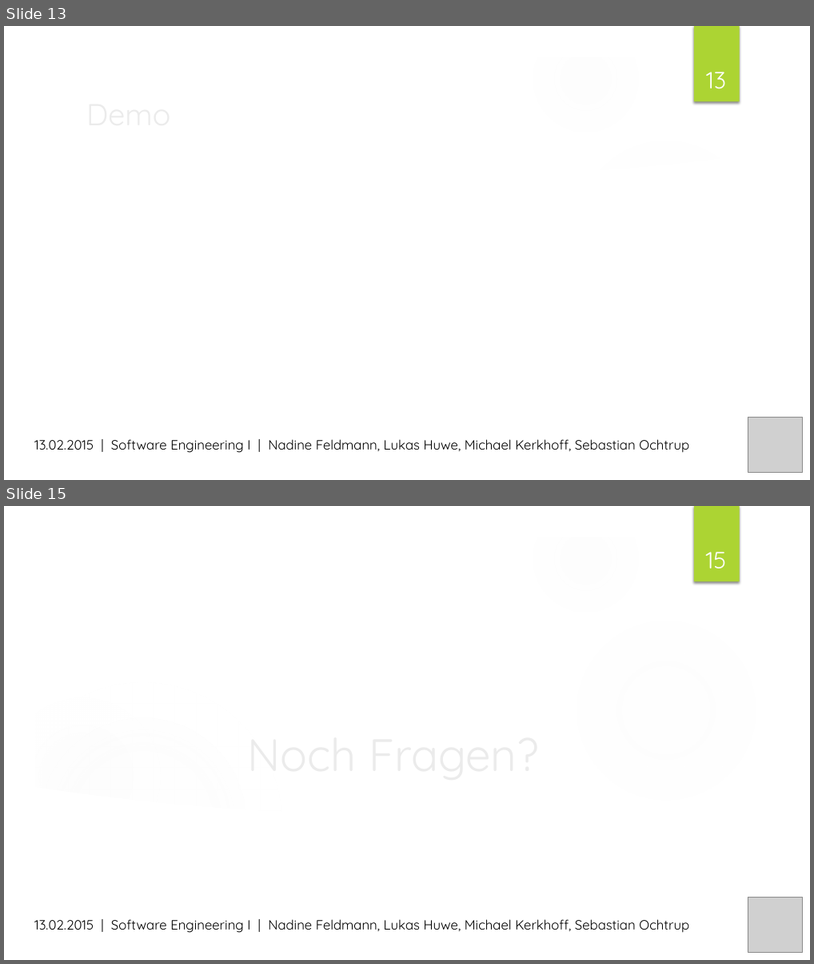
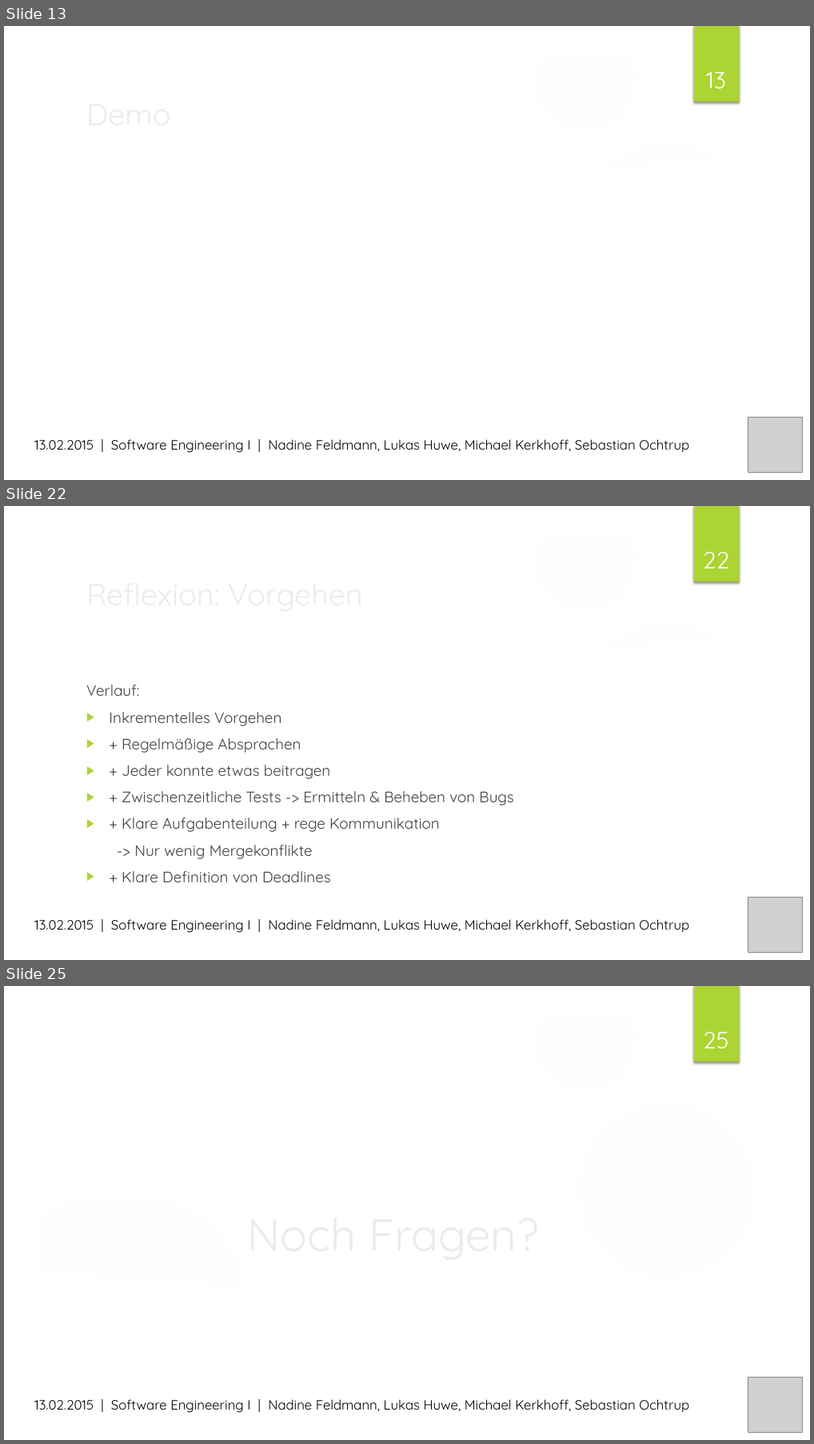
Before and after one commit to MrXXX92/pwsafe, a slide deck: Dokumentation/PWSafe Präsentation.pptx. Shown one above the other, each under a label of ours: slides 13 and 15 before the commit, slides 13, 22 and 25 after it; the slides between them are not shown. The pictures are 814x964 and 814x1444 pixels, drawn with LibreOffice and Linux fonts; fonts in the diff are those of the drawing; grey boxes stand for pictures; background and template pictures are left out. Boxes give left, top, right and bottom in pixels: in the first picture for what was removed or moved away, otherwise in the second. Text is boxed around its words. In the diff, an @@ line names an element or a change of style, - is before the commit and + after.

```diff
--- a/Dokumentation/PWSafe Präsentation.pptx
+++ b/Dokumentation/PWSafe Präsentation.pptx
@@ slide 22 added at (x1=4, y1=506, x2=810, y2=960), background picture (left out); not listed: 9 template elements that a slide beside it also shows @@
@@ page number added at (x1=703, y1=552, x2=730, y2=568), 28 pt, text #FFFFFF @@
+22
@@ text added at (x1=86, y1=684, x2=514, y2=882), 18 pt, text #404040 @@
+Verlauf:
+▶ Inkrementelles Vorgehen
+▶ + Regelmäßige Absprachen
+▶ + Jeder konnte etwas beitragen
+▶ + Zwischenzeitliche Tests -> Ermitteln & Beheben von Bugs
+▶ + Klare Aufgabenteilung + rege Kommunikation
+-> Nur wenig Mergekonflikte
+▶ + Klare Definition von Deadlines
@@ title added at (x1=214, y1=712, x2=282, y2=726), 36 pt, text #EBEBEB @@
+Reflexion: Vorgehen
@@ picture added at (x1=748, y1=896, x2=802, y2=952) @@
@@ text added at (x1=34, y1=919, x2=690, y2=932), 16 pt, text #000000 @@
+13.02.2015 | Software Engineering I | Nadine Feldmann, Lukas Huwe, Michael Kerkhoff, Sebastian Ochtrup
@@ what was slide 15 is now slide 25 @@
@@ page number at (x1=703, y1=1032, x2=730, y2=1048): text changed @@
-15
+25
```
Also in this commit, not shown: 1 slide changed, 9 other slides added.
